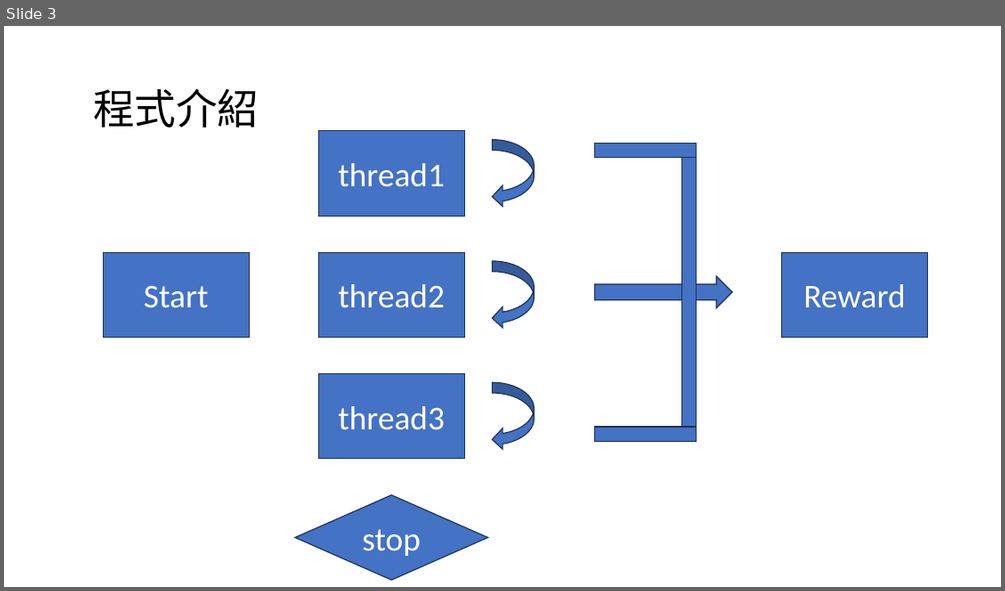
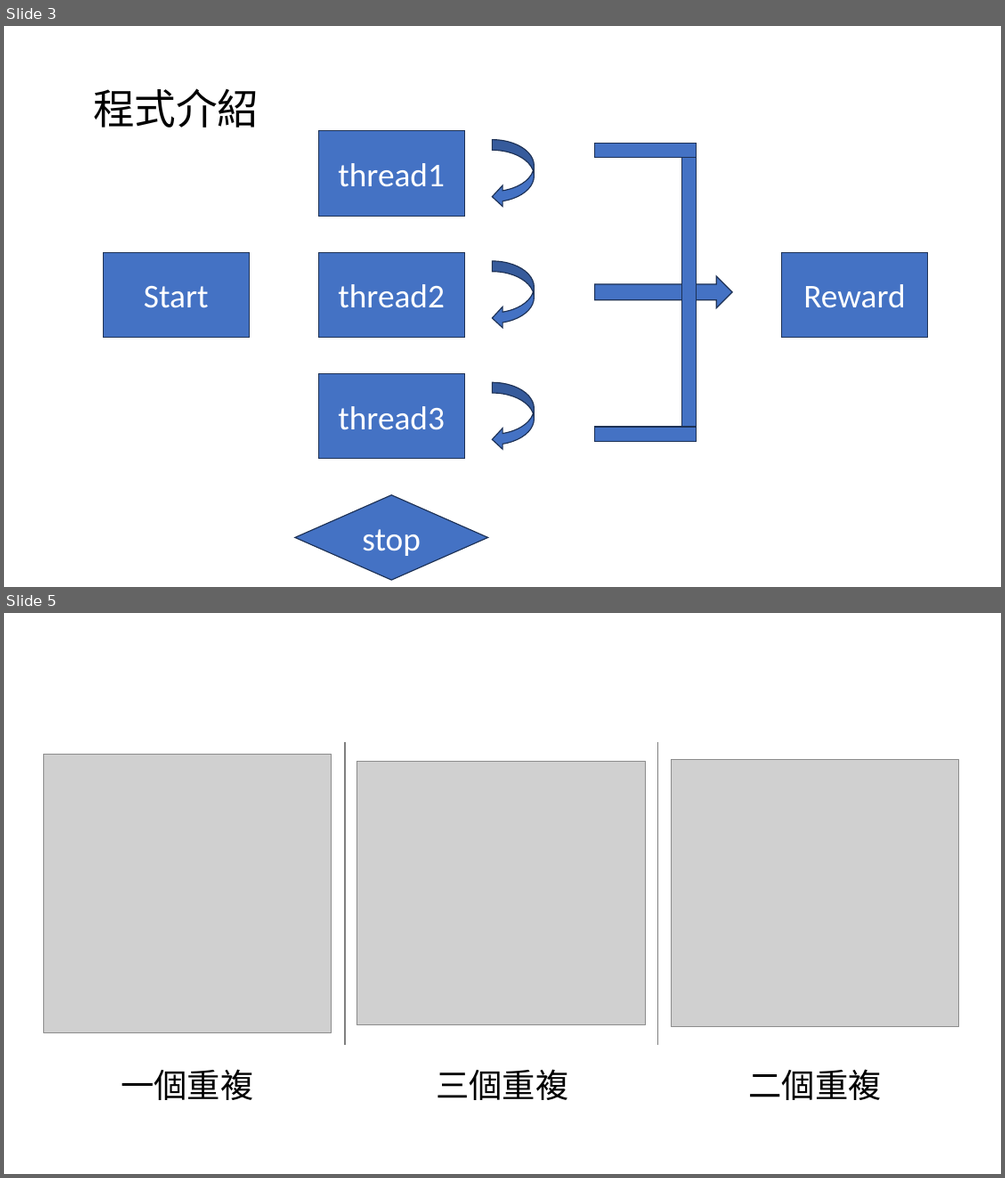
Before and after one commit to kevinzeroCode/newOS_game, a slide deck: OS簡報.pptx. Shown one above the other, each under a label of ours: slide 3 before the commit, slides 3 and 5 after it; the slides between them are not shown. The pictures are 1005x591 and 1005x1178 pixels, drawn with LibreOffice and Linux fonts; fonts in the diff are those of the drawing; grey boxes stand for pictures; background and template pictures are left out. Boxes give left, top, right and bottom in pixels: in the first picture for what was removed or moved away, otherwise in the second. Text is boxed around its words. In the diff, an @@ line names an element or a change of style, - is before the commit and + after.

```diff
--- a/OS簡報.pptx
+++ b/OS簡報.pptx
@@ slide 5 added at <box>4,613,1001,1174</box>, background picture (left out) @@
@@ line added from (345, 742) to (345, 1046), #7F7F7F 1.5 pt @@
@@ line added from (657, 742) to (657, 1046), #7F7F7F 1.5 pt @@
@@ picture added at <box>44,754,332,1032</box> @@
@@ picture added at <box>356,761,646,1025</box> @@
@@ picture added at <box>672,760,960,1027</box> @@
@@ text added at <box>121,1069,253,1100</box>, 32 pt, text #000000 @@
+一個重複
@@ text added at <box>436,1069,568,1100</box>, 32 pt, text #000000 @@
+三個重複
@@ text added at <box>749,1069,882,1100</box>, 32 pt, text #000000 @@
+二個重複
```
Also in this commit, not shown: 1 slide changed, 1 other slide added, 1 other file.
